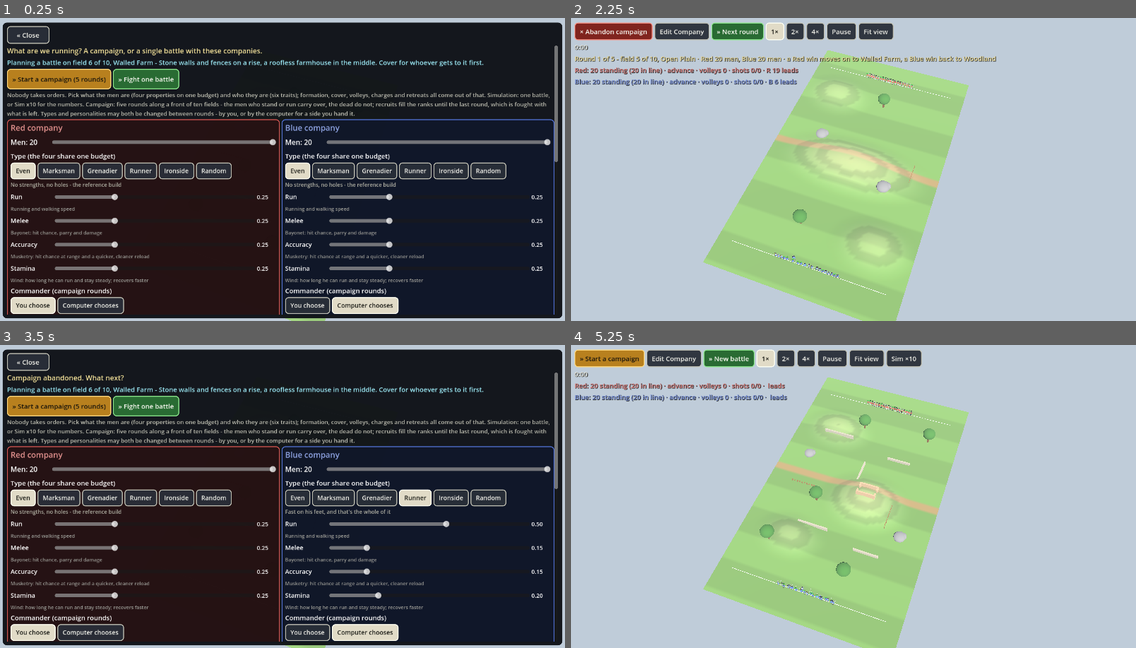
Above: before the commit, frames 1-4 (two rows, left to right).
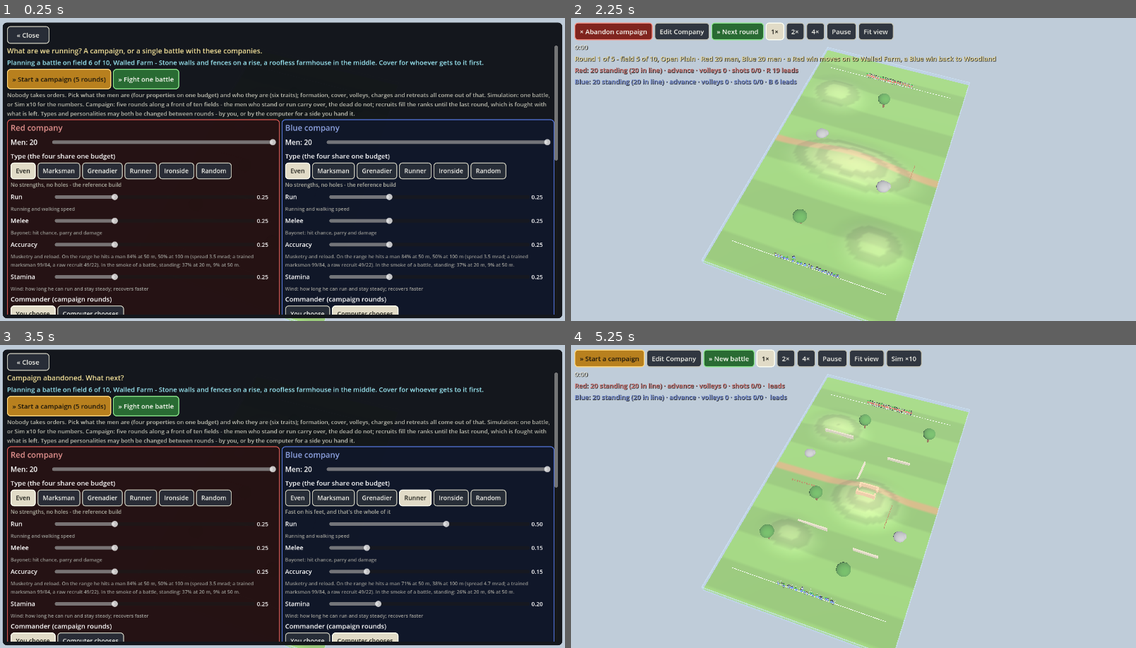
Above: after the commit, the same moments.

Repository: nathandunn/volley-bots
Game: Godot game, scene res://scenes/Main.tscn
Same seed, same stepped clock (60 frames per second), same inputs: the game is played once before the commit and once after it.
Inputs:
- Up to frame 1 (0.25 s): no input
- Up to frame 2 (2.25 s): click "Even" at 0.5 s; click "Even" at 1.25 s; click "» Start a campaign (5 rounds)" at 2 s
- Up to frame 3 (3.5 s): click "× Abandon campaign" at 2.75 s
- Up to frame 4 (5.25 s): click "» Start a campaign (5 rounds)" at 3.5 s; click "× Abandon campaign" at 4.25 s; click "» Fight one battle" at 5 s

The runs differ from the first frame. In frame 1, 4.1% of the frame differs, in the area x 1-99%, y 46-100%; in frame 2, 0.3%; in frame 3, 4.1%; in frame 4, 0.3%.

Commit message:
Bodies stay on the ground; the shot is flown; web cursors
Ragdolls collide with the terrain layer and are clamped to the ground
height every physics frame, so nothing passes through the world; they
are pinned where they lie after six seconds. A faint glass rim runs
round the field edge.

A ballistics module: a .58 Minie ball at 340 m/s slowing in the air and
falling under gravity, fired on the 100-yard battle sight. Aim is an
angular spread from the accuracy slider, 1.8 mrad (trained marksman) to
7 (recruit), calibrated to the 1860 comparative firings; battle opens it
6.5x. A hit is the ball meeting the silhouette; a miss flies on and takes
the first man it meets until it comes down.

Buttons, chips and sliders show the pointing hand; the field the move
cross, and the grab hand while it is being turned.

Co-Authored-By: Claude Opus 5.5 <noreply@anthropic.com>
Claude-Session: https://claude.ai/code/session_017bMCXGen3v58z94ohsQBpS

Diff:
--- /dev/null
+++ b/scripts/ballistics.gd
@@ -0,0 +1,87 @@
+class_name Ballistics
+extends RefCounted
+## The .58 rifle-musket and its Minié ball: a real flight, not a dice roll.
+##
+## The ball leaves at 340 m/s (between the US Springfield's ~950 ft/s and the Enfield's
+## quoted 1,250 ft/s) and loses speed to the air, v = V0·e^(-K·x). It falls under gravity for
+## as long as it is in the air. The rifle is sighted for 100 yards - the battle sight - so the
+## ball rises a hand's breadth above the line of sight in the first 50 m, crosses it at 91 m
+## and drops away after. With the 300-yard leaf the same numbers give a mid-range rise of
+## ~43 in, which is what the 1860 comparative firings recorded.
+##
+## Aim is an angular spread (mrad, one standard deviation, each axis). A trained marksman on
+## the range groups at 1.8 mrad, a recruit who has never fired a practice round at 7; that
+## reproduces the 1860 trials (96 % at 100 yd, ~64 % at 200, ~46 % at 300 on a 2 ft wide
+## target) at the good end. Battle is not the range: smoke, noise, haste and fear open every
+## man's spread about sixfold, which is why armies that shot well on the range still fired
+## hundreds of rounds for every man they hit.
+
+const V0 := 340.0          # m/s at the muzzle
+const K := 0.0012          # per metre: velocity decay to the air
+const G := 9.81
+const ZERO := 91.44        # the battle sight: 100 yards
+const SIGMA_GOOD := 1.8    # mrad: a trained marksman on the range
+const SIGMA_POOR := 7.0    # mrad: a recruit on the range
+const BATTLE := 6.5        # how much wider every man shoots when it is real
+const BODY_W := 0.5        # a man's width, front on
+const BODY_H := 1.75       # standing
+const KNEEL_H := 1.2       # on one knee
+const AIM_H := 1.1         # the point of aim: the belt buckle to the chest
+
+static var _tan_zero := drop(ZERO) / ZERO
+
+
+## Seconds for the ball to travel x metres.
+static func time_to(x: float) -> float:
+	return (exp(K * x) - 1.0) / (K * V0)
+
+
+## How far the ball has fallen under gravity after x metres of flight.
+static func drop(x: float) -> float:
+	var t := time_to(x)
+	return 0.5 * G * t * t
+
+
+## Height of the ball above the line of sight at x metres, on the battle sight.
+static func rise(x: float) -> float:
+	return x * _tan_zero - drop(x)
+
+
+## A man's spread on the range, in mrad, from his accuracy skill (0..1).
+static func sigma_range(skill: float) -> float:
+	return SIGMA_GOOD * pow(SIGMA_POOR / SIGMA_GOOD, 1.0 - clampf(skill, 0.0, 1.0))
+
+
+## P(hit) on a standing man at d metres, on the range, from a rest: for the setup panel.
+static func p_range(skill: float, d: float, battle := false) -> float:
+	var s := sigma_range(skill) * 0.001 * d * (BATTLE if battle else 1.0)
+	var px := _p_between(-BODY_W * 0.5, BODY_W * 0.5, 0.0, s)
+	var py := _p_between(-AIM_H, BODY_H - AIM_H, rise(d), s)
+	return px * py
+
+
+## P(lo < X < hi) for X ~ N(mu, s).
+static func _p_between(lo: float, hi: float, mu: float, s: float) -> float:
+	if s <= 0.0:
+		return 1.0 if lo <= mu and mu <= hi else 0.0
+	return _cdf((hi - mu) / s) - _cdf((lo - mu) / s)
+
+
+static func _cdf(z: float) -> float:
+	return 0.5 * (1.0 + _erf(z / sqrt(2.0)))
+
+
+## Abramowitz & Stegun 7.1.26: good to 1.5e-7.
+static func _erf(x: float) -> float:
+	var sgn := 1.0 if x >= 0.0 else -1.0
+	x = absf(x)
+	var t := 1.0 / (1.0 + 0.3275911 * x)
+	var y := 1.0 - (((((1.061405429 * t - 1.453152027) * t) + 1.421413741) * t - 0.284496736) * t + 0.254829592) * t * exp(-x * x)
+	return sgn * y
+
+
+## Normal sample, Box-Muller.
+static func gauss(rng: RandomNumberGenerator) -> float:
+	var u1 := maxf(rng.randf(), 1e-9)
+	var u2 := rng.randf()
+	return sqrt(-2.0 * log(u1)) * cos(TAU * u2)
--- a/scripts/camera_rig.gd
+++ b/scripts/camera_rig.gd
@@ -102,6 +102,8 @@
 	if event is InputEventMouseButton:
 		if event.button_index == MOUSE_BUTTON_LEFT or event.button_index == MOUSE_BUTTON_RIGHT:
 			_dragging = event.pressed
+			# the field is grabbed and turned: a grab hand while dragging, the move cross otherwise
+			Input.set_default_cursor_shape(Input.CURSOR_DRAG if _dragging else Input.CURSOR_MOVE)
 		elif event.button_index == MOUSE_BUTTON_WHEEL_UP and event.pressed:
 			dist *= 0.9
 			fit_all = false
--- a/scripts/field.gd
+++ b/scripts/field.gd
@@ -9,6 +9,7 @@
 const HALF_X := 28.0
 const HALF_Z := 50.0
 const LAYER_WORLD := 1
+const LAYER_GROUND := 4   # terrain and rim: ragdolls only; the living ride height_at()
 const GRID := 1.0   # metres between terrain vertices
 
 ## The hills of each layout: x, z, radius_x, radius_z, height (negative digs a hollow).
@@ -342,7 +343,7 @@
 	add_child(mi)
 
 	var body := StaticBody3D.new()
-	body.collision_layer = 4   # the ground is for ragdolls; the men ride height_at() and never touch it
+	body.collision_layer = LAYER_GROUND   # the ground is for ragdolls; the men ride height_at() and never touch it
 	body.collision_mask = 0
 	var cs := CollisionShape3D.new()
 	var hm := HeightMapShape3D.new()
@@ -353,6 +354,8 @@
 	cs.scale = Vector3(GRID, 1.0, GRID)
 	body.add_child(cs)
 	add_child(body)
+
+	_build_rim(nx, nz, x0, z0, heights)
 
 	# deployment lines at each end, laid on the ground
 	var line_mat := StandardMaterial3D.new()
@@ -365,6 +368,79 @@
 			var lx := k * 2.0
 			l.position = Vector3(lx, height_at(lx, zz) + 0.03, zz)
 			add_child(l)
+
+
+## A glass rim round the edge of the ground, so a body thrown by a volley stops at the edge
+## of the world rather than sliding off it. Faint enough to see through; it rises with the
+## ground under it, so a hill that runs off the edge is walled too.
+func _build_rim(nx: int, nz: int, x0: float, z0: float, heights: PackedFloat32Array) -> void:
+	var mat := StandardMaterial3D.new()
+	mat.albedo_color = Color(0.75, 0.88, 1.0, 0.16)
+	mat.transparency = BaseMaterial3D.TRANSPARENCY_ALPHA
+	mat.shading_mode = BaseMaterial3D.SHADING_MODE_UNSHADED
+	mat.cull_mode = BaseMaterial3D.CULL_DISABLED
+	var edge_mat := StandardMaterial3D.new()
+	edge_mat.albedo_color = Color(0.85, 0.93, 1.0, 0.45)
+	edge_mat.transparency = BaseMaterial3D.TRANSPARENCY_ALPHA
+	edge_mat.shading_mode = BaseMaterial3D.SHADING_MODE_UNSHADED
+	var x1 := x0 + (nx - 1) * GRID
+	var z1 := z0 + (nz - 1) * GRID
+	const RISE := 1.6
+	const T := 0.3
+	# four sides: each a strip of panels following the ground height along that edge
+	var sides := [
+		[Vector2(x0, z0), Vector2(x1, z0)], [Vector2(x0, z1), Vector2(x1, z1)],
+		[Vector2(x0, z0), Vector2(x0, z1)], [Vector2(x1, z0), Vector2(x1, z1)],
+	]
+	var seg := 4.0
+	for sd in sides:
+		var a: Vector2 = sd[0]
+		var b: Vector2 = sd[1]
+		var length := a.distance_to(b)
+		var n := int(ceil(length / seg))
+		var along_x: bool = absf(b.x - a.x) > 0.01
+		for k in n:
+			var t0 := float(k) / n
+			var t1 := float(k + 1) / n
+			var pa := a.lerp(b, t0)
+			var pb := a.lerp(b, t1)
+			var mid := (pa + pb) * 0.5
+			var g := maxf(height_at(pa.x, pa.y), maxf(height_at(pb.x, pb.y), height_at(mid.x, mid.y)))
+			var h := g + RISE + 1.0   # from a metre below the ground to RISE above it
+			var size := Vector3(pa.distance_to(pb) + 0.02 if along_x else T, h, T if along_x else pa.distance_to(pb) + 0.02)
+			var body := StaticBody3D.new()
+			body.collision_layer = LAYER_GROUND
+			body.collision_mask = 0
+			var cs := CollisionShape3D.new()
+			var sh := BoxShape3D.new()
+			sh.size = size
+			cs.shape = sh
+			body.add_child(cs)
+			var mi := MeshInstance3D.new()
+			mi.mesh = _box_mesh(size)
+			mi.material_override = mat
+			mi.cast_shadow = GeometryInstance3D.SHADOW_CASTING_SETTING_OFF
+			body.add_child(mi)
+			# a brighter lip along the top so the rim reads as an edge
+			var lip := MeshInstance3D.new()
+			lip.mesh = _box_mesh(Vector3(size.x, 0.06, size.z))
+			lip.material_override = edge_mat
+			lip.cast_shadow = GeometryInstance3D.SHADOW_CASTING_SETTING_OFF
+			lip.position = Vector3(0, h * 0.5, 0)
+			body.add_child(lip)
+			body.position = Vector3(mid.x, -1.0 + h * 0.5, mid.y)
+			add_child(body)
+	# and a floor under everything, in case anything ever gets past the ground
+	var net := StaticBody3D.new()
+	net.collision_layer = LAYER_GROUND
+	net.collision_mask = 0
+	var ncs := CollisionShape3D.new()
+	var nsh := BoxShape3D.new()
+	nsh.size = Vector3(x1 - x0 + 4.0, 1.0, z1 - z0 + 4.0)
+	ncs.shape = nsh
+	net.add_child(ncs)
+	net.position = Vector3(0, -4.0, 0)
+	add_child(net)
 
 
 ## Firing positions along each face of a piece: a man's width back from it, one every 1.3 m.
--- a/scripts/hud.gd
+++ b/scripts/hud.gd
@@ -32,6 +32,7 @@
 var persona_chips := [{}, {}]
 var type_chips := [{}, {}]
 var help_labels := [{}, {}]
+var _acc_help := [null, null]   # the accuracy slider's line, rewritten with the rifle's numbers
 var _updating := false
 var _tick := 0.0
 var _root: Control
@@ -59,6 +60,11 @@
 
 func setup(m: MatchManager) -> void:
 	manager = m
+	# web manners: everything you can press or drag shows the pointing hand, and the open field
+	# (which you grab to turn the view) shows the move cross. Hooked on the tree so panels
+	# built later - results, round summaries - get it too.
+	Input.set_default_cursor_shape(Input.CURSOR_MOVE)
+	get_tree().node_added.connect(_cursor_for)
 	_root = Control.new()
 	_root.set_anchors_preset(Control.PRESET_FULL_RECT)
 	_root.mouse_filter = Control.MOUSE_FILTER_IGNORE
@@ -229,6 +235,14 @@
 	b.add_theme_color_override("font_color", fg)
 	b.add_theme_color_override("font_hover_color", fg)
 	b.add_theme_color_override("font_pressed_color", fg)
+
+
+func _cursor_for(n: Node) -> void:
+	if n is BaseButton or n is Slider:
+		(n as Control).mouse_default_cursor_shape = Control.CURSOR_POINTING_HAND
+	elif n is ScrollContainer or n is PanelContainer or n is Label:
+		# reading, not grabbing the field: the plain arrow over the panels
+		(n as Control).mouse_default_cursor_shape = Control.CURSOR_ARROW
 
 
 func _button(text: String) -> Button:
@@ -537,6 +551,8 @@
 	h.add_theme_color_override("font_color", Color(0.6, 0.6, 0.58))
 	h.autowrap_mode = TextServer.AUTOWRAP_WORD_SMART
 	vb.add_child(h)
+	if is_type and key == "accuracy":
+		_acc_help[t] = h
 	if is_type:
 		type_sliders[t][key] = s
 		type_vals[t][key] = v
@@ -598,6 +614,11 @@
 		persona_chips[t][n].button_pressed = (n == pn)
 	for n in type_chips[t]:
 		type_chips[t][n].button_pressed = (n == tn)
+	if _acc_help[t] != null:
+		var sk: float = manager.team_types[t].skill("accuracy")
+		_acc_help[t].text = "Musketry and reload. On the range he hits a man %d%% at 50 m, %d%% at 100 m (spread %.1f mrad; a trained marksman 99/84, a raw recruit 49/22). In the smoke of a battle, standing: %d%% at 20 m, %d%% at 50 m." % [
+			int(round(100.0 * Ballistics.p_range(sk, 50.0))), int(round(100.0 * Ballistics.p_range(sk, 100.0))),
+			Ballistics.sigma_range(sk), int(round(100.0 * Ballistics.p_range(sk, 20.0, true))), int(round(100.0 * Ballistics.p_range(sk, 50.0, true)))]
 	if help_labels[t].has("persona"):
 		help_labels[t]["persona"].text = Personality.PRESET_HELP.get(pn, "Custom blend - the sliders are yours")
 		help_labels[t]["type"].text = SoldierType.TYPE_HELP.get(tn, "Custom build - the sliders are yours")
--- a/scripts/match_manager.gd
+++ b/scripts/match_manager.gd
@@ -240,7 +240,7 @@
 		var ao := o.global_position - from
 		ao.y = 0.0
 		var along := ao.dot(dir)
-		if along < len + 0.5 or along > Soldier.MAX_RANGE + 10.0:
+		if along < len + 0.5 or along > Soldier.MAX_RANGE + 40.0:
 			continue
 		var side := (ao - dir * along).length()
 		if side < 0.7 and along < best_along:
--- a/scripts/personality.gd
+++ b/scripts/personality.gd
@@ -10,7 +10,7 @@
 const TRAIT_HELP := {
 	"aggression": "Close the distance; charge with the bayonet",
 	"discipline": "Fire on the sergeant's volley and keep the line, rather than act alone",
-	"cohesion": "How tightly the line stands (loose skirmish → shoulder to shoulder)",
+	"cohesion": "How tightly the line stands (from loose skirmish order to shoulder to shoulder)",
 	"cover": "Look for walls, fences and trees to fire from",
 	"patience": "Hold fire until the enemy is close",
 	"nerve": "Stand under losses; low nerve breaks and runs",
--- a/scripts/ragdoll.gd
+++ b/scripts/ragdoll.gd
@@ -4,7 +4,13 @@
 ## Shares the robot's materials so hit-flashes and team colours carry over.
 
 const LAYER_WORLD := 1
+const LAYER_GROUND := 4     # the terrain and the rim: only the dead touch them
 const LAYER_RAGDOLL := 16
+const SETTLE_TIME := 6.0     # after this long a body is left where it lies
+
+var field: Field = null   # set by the soldier: the ground the body must never go through
+var _age := 0.0
+var _settled := false
 
 # name, shape kind, size, local position, joint anchor (local), mass
 const PARTS := [
@@ -27,9 +33,14 @@
 		rb.name = p[0]
 		rb.mass = p[5]
 		rb.collision_layer = LAYER_RAGDOLL
-		rb.collision_mask = LAYER_WORLD | LAYER_RAGDOLL
+		rb.collision_mask = LAYER_WORLD | LAYER_GROUND | LAYER_RAGDOLL
 		rb.linear_damp = 0.6
 		rb.angular_damp = 1.2
+		rb.continuous_cd = true   # a fast-falling limb must not tunnel through the ground
+		var pm := PhysicsMaterial.new()
+		pm.friction = 1.0
+		pm.rough = true           # grass holds a body; nobody tobogans down the ridge
+		rb.physics_material_override = pm
 		rb.can_sleep = true
 		var cs := CollisionShape3D.new()
 		var mi := MeshInstance3D.new()
@@ -77,6 +88,36 @@
 		j.exclude_nodes_from_collision = true
 
 
+func _physics_process(delta: float) -> void:
+	if _settled or torso == null:
+		return
+	_age += delta
+	# belt and braces: whatever the physics thinks, no part of a body is ever below the grass
+	if field != null:
+		for k in bodies:
+			var rb: RigidBody3D = bodies[k]
+			var g := field.height_at(rb.global_position.x, rb.global_position.z)
+			if rb.global_position.y < g + 0.05:
+				rb.global_position.y = g + 0.12
+				if rb.linear_velocity.y < 0.0:
+					rb.linear_velocity.y = 0.0
+	if _age > SETTLE_TIME or torso.global_position.y < -6.0:
+		_settle()
+
+
+func _settle() -> void:
+	_settled = true
+	for k in bodies:
+		var rb: RigidBody3D = bodies[k]
+		var floor_y := field.height_at(rb.global_position.x, rb.global_position.z) if field != null else 0.0
+		if rb.global_position.y < floor_y + 0.05:
+			rb.global_position.y = floor_y + 0.12
+		rb.linear_velocity = Vector3.ZERO
+		rb.angular_velocity = Vector3.ZERO
+		rb.freeze_mode = RigidBody3D.FREEZE_MODE_STATIC
+		rb.freeze = true
+
+
 func shove(impulse: Vector3) -> void:
 	if torso == null:
 		return
--- a/scripts/soldier.gd
+++ b/scripts/soldier.gd
@@ -16,11 +16,9 @@
 const WALK := 1.7
 const RUN := 4.6
 const RELOAD := 9.0            # seconds, an even type; ~3 rounds a minute for a rifled musket
-const MAX_RANGE := 80.0
+const MAX_RANGE := 100.0
 const POINT_BLANK := 12.0
 const STEEL_RANGE := 3.0        # an enemy this close is a bayonet matter; no one shoots with a blade coming in
-const BASE_HIT := 0.28          # p(hit) at short range for an even type, still target, clear (musketry was poor)
-const KILL_BASE := 0.35         # p(a hit kills outright) at an even accuracy
 const WOUND := 45.0
 const BAYONET_REACH := 1.9
 const BAYONET_COOLDOWN := 0.9
@@ -50,7 +48,6 @@
 var walk_speed := WALK
 var run_speed := RUN
 var reload_time := RELOAD
-var hit_mult := 1.0
 var melee_mult := 1.0
 var stamina_max := STAMINA_MAX
 var regen_mult := 1.0
@@ -147,7 +144,6 @@
 	walk_speed = WALK * (0.8 + 0.4 * st.skill("run"))
 	run_speed = RUN * run_m
 	reload_time = RELOAD / (0.8 + 0.4 * st.skill("accuracy"))
-	hit_mult = 0.7 + 0.6 * st.skill("accuracy")
 	melee_mult = 0.55 + 0.9 * st.skill("melee")
 	stamina_max = STAMINA_MAX * (0.6 + 0.8 * st.skill("stamina"))
 	regen_mult = 0.6 + 0.8 * st.skill("stamina")
@@ -409,39 +405,96 @@
 	shots += 1
 	_fire_anim = 0.35
 	face_point = enemy.global_position
+	# the shot is flown, not rolled: an aim with a spread, a ball that falls, a body it
+	# either meets or does not - and if not, whoever stands further down the line
 	var from := global_position + Vector3(0, EYE_HEIGHT, 0)
+	var top := Ballistics.KNEEL_H if enemy.kneeling else Ballistics.BODY_H
+	var aim_h := 0.75 if enemy.kneeling else Ballistics.AIM_H
+	var feet := enemy.global_position
+	var aim := feet + Vector3(0, aim_h, 0)
 	var to := enemy.global_position + Vector3(0, 1.0, 0)
-	var d := from.distance_to(to)
-	var range_f := 1.0 if d <= 20.0 else lerpf(1.0, 0.12, (d - 20.0) / (MAX_RANGE - 20.0))
-	var cover_f := field.line_of_fire(from, to)
-	if enemy.kneeling and cover_f < 1.0:
-		cover_f *= 0.8
-	if cover_f < 1.0 and d < 15.0:
-		cover_f = lerpf(cover_f, 1.0, (15.0 - d) / 15.0 * 0.6)   # at a few paces a wall hides less; the ball comes over it
-	var tv := enemy.velocity.length()
-	var move_f := 1.0 if tv < 0.5 else (0.85 if tv < 2.5 else 0.75)   # a walking target costs a little, a running one a bit more
+	var d := from.distance_to(aim)
+	var dir := (aim - from) / maxf(d, 0.01)
+	var right := dir.cross(Vector3.UP).normalized()
+	var up := right.cross(dir)
+	# the spread: the man's own, opened up by battle and by everything else about the moment
+	var sig := Ballistics.sigma_range(soldier_type.skill("accuracy")) * 0.001 * Ballistics.BATTLE
 	var mv := velocity.length()
 	if mv > 0.5:
-		move_f *= 0.5 if mv < 2.5 else 0.3   # firing on the move costs a lot; at the run, most of it
-	var fatigue_f := 0.75 if tired() else (0.6 if breath > 0.0 else 1.0)   # winded from a run, or worn out
-	var high_f := clampf(1.0 + (from.y - to.y) * 0.05, 0.85, 1.25)   # the high ground steadies the aim; firing uphill does not
-	var wound_f := 0.8 if wounded else 1.0
-	var p_hit := BASE_HIT * hit_mult * range_f * cover_f * move_f * fatigue_f * wound_f * high_f
-	# a friend in the way of a careless shot
-	var friend := manager.friend_in_line(self, enemy)
+		sig *= 2.0 if mv < 2.5 else 3.3   # firing on the move costs a lot; at the run, most of it
+	if kneeling:
+		sig *= 0.8                        # a knee and a wall to rest on
+	if tired():
+		sig *= 1.3
+	elif breath > 0.0:
+		sig *= 1.6                        # winded from a run
+	if wounded:
+		sig *= 1.25
+	sig *= 1.0 + 0.8 * fear               # balls going past his ear
+	if order_volley():
+		sig *= 1.1                        # on the word, not on his own time
+	sig *= clampf(1.0 - (from.y - aim.y) * 0.04, 0.8, 1.15)   # looking down on them steadies the aim
+	var dev_h := Ballistics.gauss(rng) * sig
+	var dev_v := Ballistics.gauss(rng) * sig + sig * 0.2   # frightened men shoot high
+	# a moving target has to be led; nobody leads it exactly
+	var tv := enemy.velocity
+	tv.y = 0.0
+	var lead_err := Ballistics.gauss(rng) * 0.5 * absf(tv.dot(right)) * Ballistics.time_to(d)
+	var ball := func(x: float) -> Vector3:
+		return from + dir * x + right * (dev_h * x + lead_err * x / maxf(d, 0.01)) + up * (dev_v * x) + Vector3.UP * Ballistics.rise(x)
+	# at the target: does the ball meet the man?
+	var at: Vector3 = ball.call(d)
+	var ox := (at - aim).dot(right)
+	var oy := at.y - feet.y
+	var hit := absf(ox) < Ballistics.BODY_W * 0.5 and oy > 0.0 and oy < top
 	var victim: Soldier = enemy
-	var hit := rng.randf() < p_hit
-	if friend != null and rng.randf() < 0.35:
-		victim = friend
-		hit = true
-		friendly_hits += 1
-	elif not hit:
-		var stray := manager.stray_victim(self, from, to)
-		if stray != null and rng.randf() < 0.35:
-			victim = stray
+	var end_x := d
+	if hit:
+		# cover between: the wall, the fence rail or the crest takes some of what would have hit
+		var cover_f := field.line_of_fire(from, to)
+		if enemy.kneeling and cover_f < 1.0:
+			cover_f *= 0.8
+		if cover_f < 1.0 and d < 15.0:
+			cover_f = lerpf(cover_f, 1.0, (15.0 - d) / 15.0 * 0.6)   # at a few paces a wall hides less
+		if rng.randf() > cover_f:
+			hit = false
+	else:
+		# a miss flies on: the first man whose body is where the ball is, friend or foe, takes it
+		var best_x := INF
+		var reach := d + 80.0
+		# where does it come down?
+		var x := d
+		while x < reach:
+			var p: Vector3 = ball.call(x)
+			if p.y < field.height_at(p.x, p.z) or not field.in_bounds(p, -6.0):
+				break
+			x += 2.0
+		end_x = x
+		for o in manager.alive_soldiers():
+			if o == self or o == enemy:
+				continue
+			var rel := o.global_position - from
+			var ax := rel.dot(dir)
+			if ax < 1.2 or ax > end_x or ax > best_x:
+				continue
+			var bp: Vector3 = ball.call(ax)
+			var side := (o.global_position - bp).dot(right)
+			var h := bp.y - o.global_position.y
+			var o_top := Ballistics.KNEEL_H if o.kneeling else Ballistics.BODY_H
+			if absf(side) < Ballistics.BODY_W * 0.5 and h > 0.0 and h < o_top:
+				best_x = ax
+				victim = o
+				oy = h
+				top = o_top
+		if best_x < INF:
 			hit = true
+			end_x = best_x
+			if victim.team == team:
+				friendly_hits += 1
 	if hit:
-		var kill := rng.randf() < KILL_BASE + 0.3 * soldier_type.skill("accuracy")
+		# where it lands matters: the body and head kill, the legs mostly wound
+		var upper := oy > top * 0.5
+		var kill := rng.randf() < (0.62 if upper else 0.2)
 		var dmg := MAX_HP if kill else WOUND
 		victim.take_damage(dmg, "rifle", self)
 		if victim.team != team:
@@ -449,7 +502,13 @@
 			dmg_done += dmg
 	fired.emit(self, victim, hit)
 	manager.volley_pressure(self, to, hit)
-	_muzzle_flash(from, victim.global_position + Vector3(0, 1.0, 0) if hit else to + Vector3(rng.randf_range(-2, 2), rng.randf_range(-0.5, 1.5), rng.randf_range(-2, 2)))
+	_muzzle_flash_arc(ball, end_x)
+
+
+## Is this shot on the sergeant's word?
+func order_volley() -> bool:
+	var o: Dictionary = manager.orders[team]
+	return float(o.get("volley_age", 999.0)) < 0.7
 
 
 func _try_thrust(enemy: Soldier) -> void:
@@ -783,6 +842,31 @@
 		label.modulate = Color(1.0, 0.85, 0.3, 0.9)
 
 
+## The smoke, and the ball's flight drawn as a faint arc from the muzzle to where it ended.
+func _muzzle_flash_arc(ball: Callable, end_x: float) -> void:
+	if manager.headless:
+		return
+	_smoke.restart()
+	_smoke.emitting = true
+	var tr := MeshInstance3D.new()
+	var im := ImmediateMesh.new()
+	var mat := StandardMaterial3D.new()
+	mat.albedo_color = Color(1.0, 0.92, 0.6, 0.8)
+	mat.shading_mode = BaseMaterial3D.SHADING_MODE_UNSHADED
+	mat.transparency = BaseMaterial3D.TRANSPARENCY_ALPHA
+	im.surface_begin(Mesh.PRIMITIVE_LINE_STRIP, mat)
+	var n := maxi(int(end_x / 6.0), 3)
+	for k in range(n + 1):
+		var x := 1.2 + (end_x - 1.2) * float(k) / n
+		im.surface_add_vertex(ball.call(x))
+	im.surface_end()
+	tr.mesh = im
+	get_parent().add_child(tr)
+	var tw := get_tree().create_tween()
+	tw.tween_property(tr, "transparency", 1.0, 0.25)
+	tw.tween_callback(tr.queue_free)
+
+
 func _muzzle_flash(from: Vector3, to: Vector3) -> void:
 	if manager.headless:
 		return
@@ -826,6 +910,7 @@
 		return
 	body_root.visible = false
 	ragdoll = Ragdoll.new()
+	ragdoll.field = field
 	get_parent().add_child(ragdoll)
 	ragdoll.build(body_root.global_transform, _mat, _dark_mat, _eye_mat)
 	var shove := Vector3(0, 1.5, 0)
Not shown, added: scripts/ballistics.gd.uid
Not shown, changed: README.md
